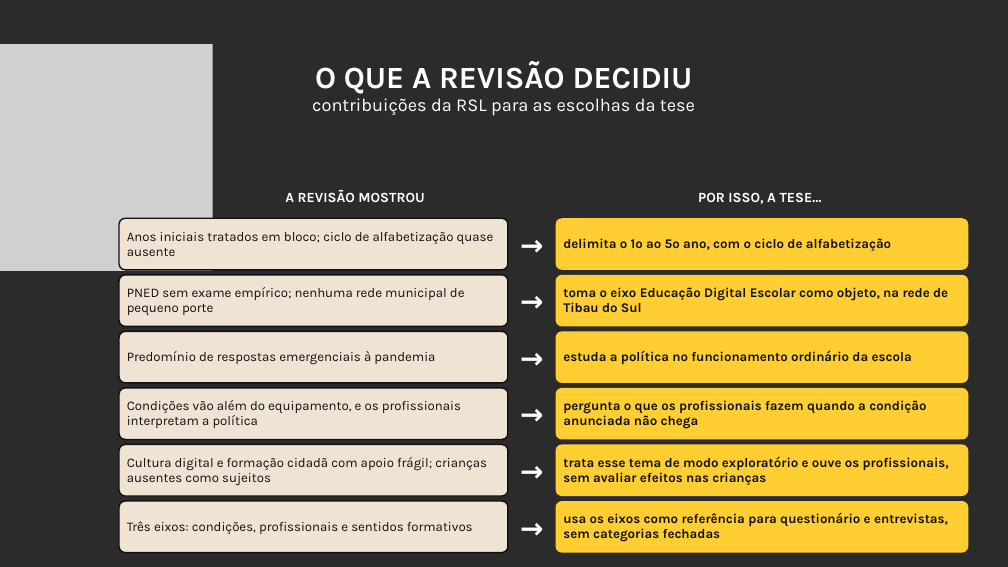
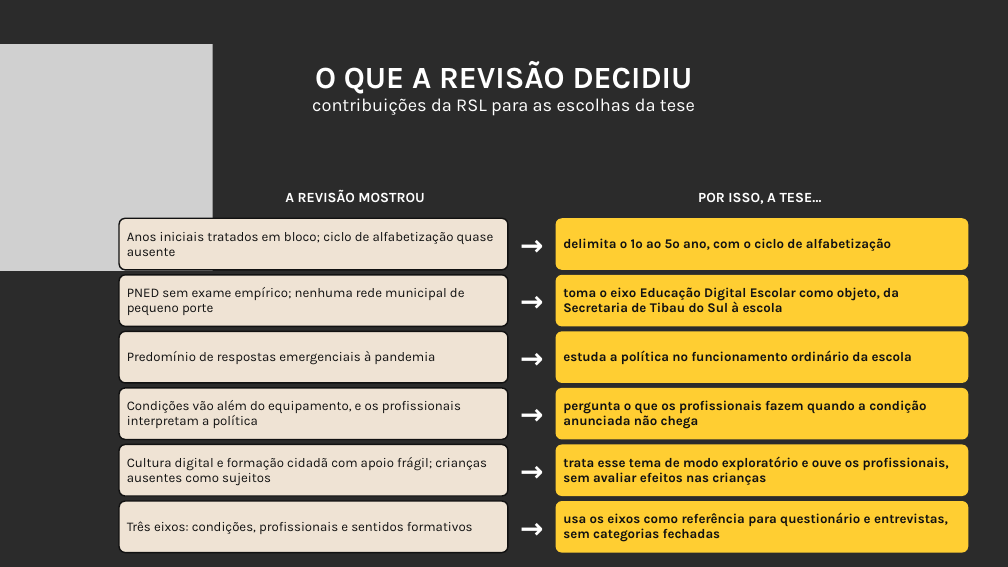
Before and after one commit to yzynya-beep/Tese, a slide deck: slide 11 of apresentacao_qualificacao/Qualificacao_PNED_Pipa.pptx. Drawn at 1008x567 pixels with LibreOffice and Linux fonts; fonts in the diff are those of the drawing; grey boxes stand for pictures; background and template pictures are left out; a plain dark background stands for a picture behind light text. Boxes give left, top, right and bottom in pixels: in the first picture for what was removed or moved away, otherwise in the second. Text is boxed around its words. In the diff, an @@ line names an element or a change of style, - is before the commit and + after.

```diff
--- a/apresentacao_qualificacao/Qualificacao_PNED_Pipa.pptx
+++ b/apresentacao_qualificacao/Qualificacao_PNED_Pipa.pptx
@@ text in rounded rectangle at bbox=[563, 287, 899, 312]: text changed @@
-toma o eixo Educação Digital Escolar como objeto, na rede de Tibau do Sul
+toma o eixo Educação Digital Escolar como objeto, da Secretaria de Tibau do Sul à escola
```
Also in this commit, not shown: 15 other slides changed, 1 slide added, 5 other files.
